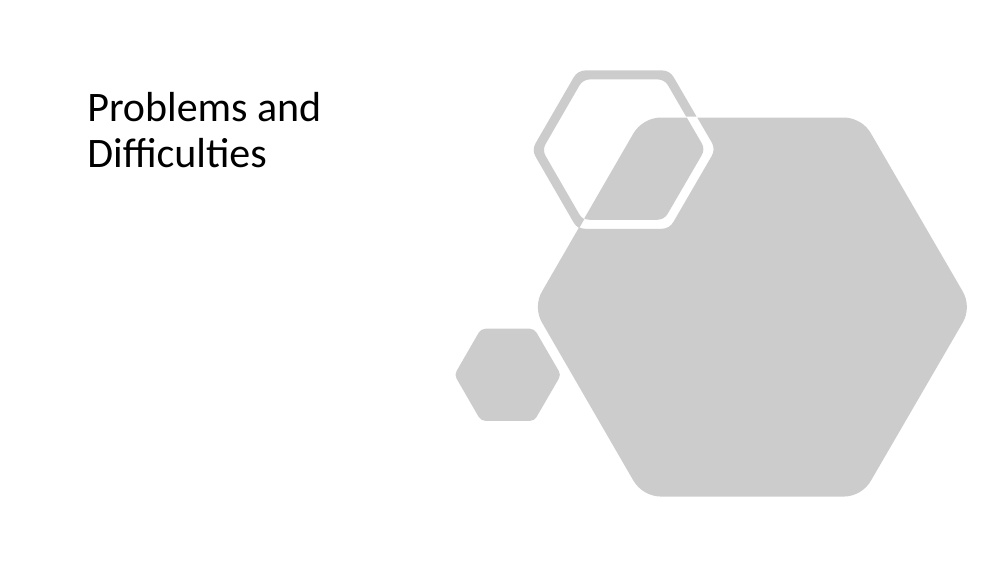
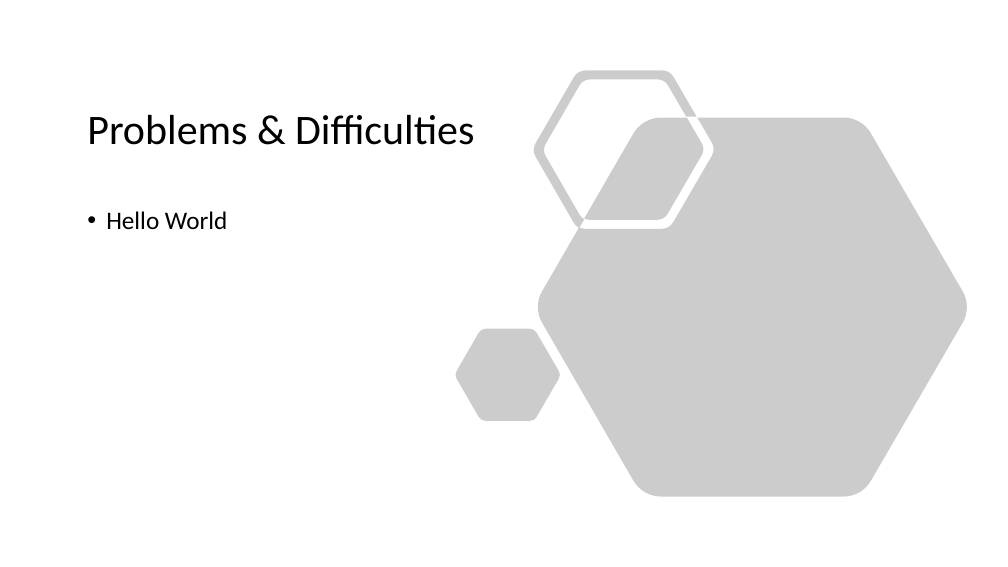
Before and after one commit to LorenzoFioroni/Modeling-pedestrian-flow-in-a-crowded-building, a slide deck: slide 17 of Modeling Pedestrian Flow in a Crowded Building.pptx (slide 7 before the commit). Drawn at 1008x567 pixels with LibreOffice and Linux fonts; fonts in the diff are those of the drawing. Boxes give left, top, right and bottom in pixels: in the first picture for what was removed or moved away, otherwise in the second. Text is boxed around its words. In the diff, an @@ line names an element or a change of style, - is before the commit and + after.

```diff
--- a/Modeling Pedestrian Flow in a Crowded Building.pptx
+++ b/Modeling Pedestrian Flow in a Crowded Building.pptx
@@ title at bbox=[87, 115, 474, 145]: text changed @@
-Problems and Difficulties
+Problems & Difficulties
@@ text added at bbox=[106, 211, 227, 229], 24 pt, text #000000 @@
+• Hello World
```
Also in this commit, not shown: 3 other slides changed, 11 slides added, 2 slides removed.
